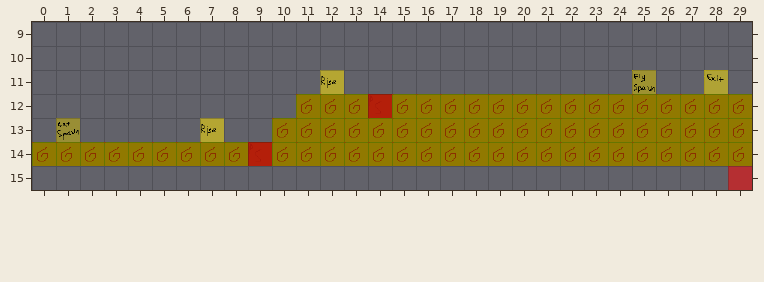
Two versions of a level (Tiled map (JSON), res/level/5.json). That is the earlier state.
Cells are 32x32 px. Shown: x 0..29, y 9..15.
Once edited:
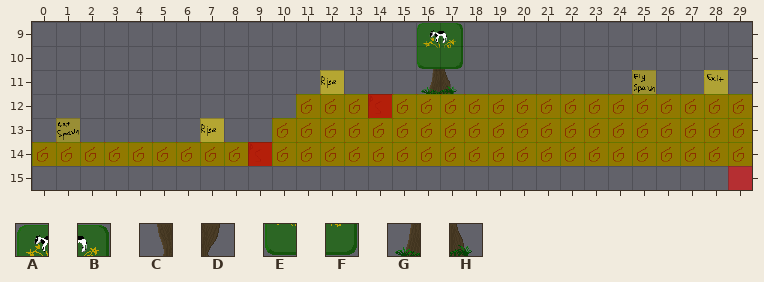
Key: from "tileset": A 349, B 350, C 353, D 354, E 369, F 370, G 373, H 374.
_ is an empty cell.
Diff:
Layer "level":
y 10: x 16..17 __ -> CD
y 11: x 16..17 __ -> GH
Layer "detail":
y 9: x 16..17 __ -> AB
y 10: x 16..17 __ -> EF
Where, in picture pixels (left, top, right, bottom), the same in both pictures:
added: (417, 23, 463, 94)
